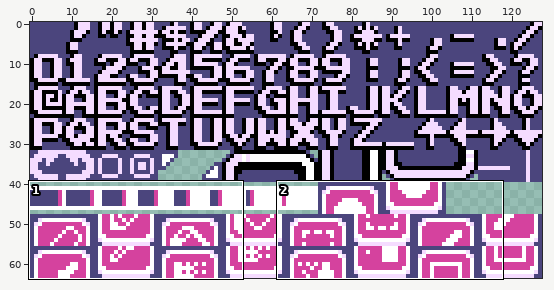
Pixel-art file -- assets/font_test.aseprite. The picture above shows the old version from afar; the outline marks the close-up.
Close-up. Before the commit:
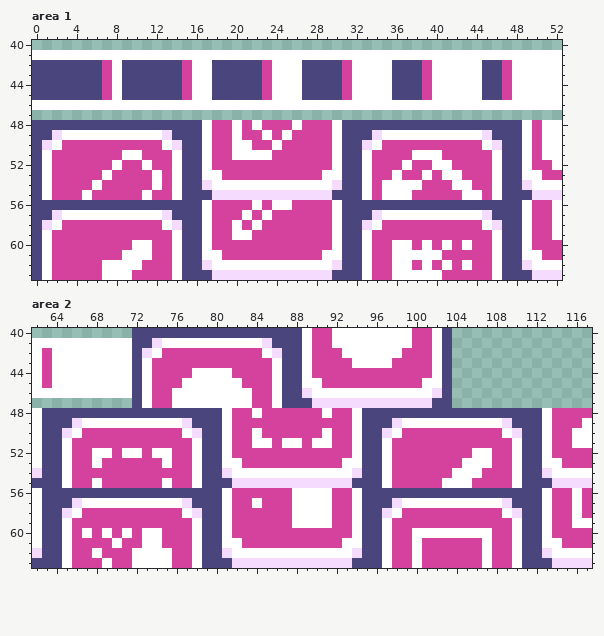
128x64 pixels, 1 frame. Shown: area 1: x 0..52, y 40..63; area 2: x 62..117, y 40..63.
And afterwards:
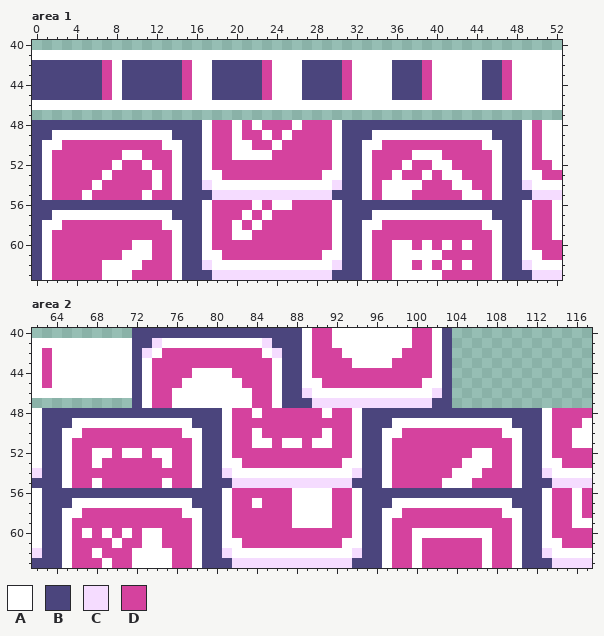
Palette (. is transparent): A #ffffff  B #4b457d  C #f5dcff  D #d5429e
Diff:
Area 1:
y 49: x 2 C -> A; x 13 C -> A; x 34 C -> A; x 45 C -> A
y 50: x 1 C -> A; x 14 C -> A; x 33 C -> A; x 46 C -> A
y 57: x 2 C -> A; x 13 C -> A; x 34 C -> A; x 45 C -> A
y 58: x 1 C -> A; x 14 C -> A; x 33 C -> A; x 46 C -> A
Area 2:
y 49: x 66 C -> A; x 77 C -> A; x 98 C -> A; x 109 C -> A
y 50: x 65 C -> A; x 78 C -> A; x 97 C -> A; x 110 C -> A
y 57: x 66 C -> A; x 77 C -> A; x 98 C -> A; x 109 C -> A
y 58: x 65 C -> A; x 78 C -> A; x 97 C -> A; x 110 C -> A
